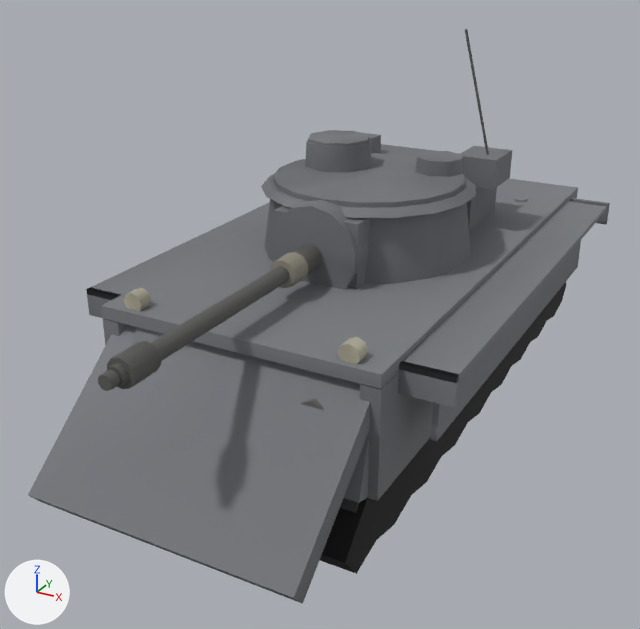
Before and after pictures for a commit that changed the glTF model client/assets/models/enemy-heavy.glb.
Camera for both pictures: a 50 mm camera at (4.32, -9.48, 5.59) aimed at (-0.24, -1.17, 1.44). Arrows for +X, +Y and +Z are at lower left; the lights stay in place. The picture after the commit comes second. Where no turn or scale is listed for an object, it has been applied to the vertices. Vertices at exactly the same position are counted once.

The older version as bpy lines, for what is in view:
```python
me_mesh_18 = bpy.data.meshes.new('Mesh_18')
me_mesh_18.from_pydata(...)  # 168 vertices, 312 faces; spans x -1.46..1.46, y -3.8..3.8, z 0.1..1.19
me_mesh_18.materials.append(mat_tracks_mat)
me_mesh_20 = bpy.data.meshes.new('Mesh_20')
me_mesh_20.from_pydata(...)  # 34 vertices, 56 faces; spans x -1.45..1.45, y -4.69..-2.94, z 0.51..2.03
me_mesh_20.materials.append(mat_glacis_mat)
me_mesh_23 = bpy.data.meshes.new('Mesh_23')
me_mesh_23.from_pydata(...)  # 76 vertices, 124 faces; spans x -1.55..1.55, y -3.35..3.35, z 1.96..2.13
me_mesh_23.materials.append(mat_hulltop_mat)
# before: 0 (1.55, -3.35, 2.1) at pixel (381, 374), 1 (1.55, -3.35, 1.96) at pixel (381, 389), 6 (-1.55, -3.35, 2.1) at pixel (101, 305), 7 (-1.55, -3.35, 1.96) at pixel (102, 318)
me_mesh_25 = bpy.data.meshes.new('Mesh_25')
me_mesh_25.from_pydata(...)  # 40 vertices, 72 faces; spans x -1.22..1.22, y -1.34..1.14, z 0.88..0.94
me_mesh_25.materials.append(mat_turretside_mat)
ob_glacis = bpy.data.objects.new('glacis', me_mesh_20)
ob_glacis.location = (0.0, 0.0, 0.0)
ob_hulltop = bpy.data.objects.new('hullTop', me_mesh_23)
ob_hulltop.location = (0.0, 0.0, 0.0)
ob_tracks = bpy.data.objects.new('tracks', me_mesh_18)
ob_tracks.location = (0.0, 0.0, 0.0)
ob_turretside = bpy.data.objects.new('turretSide', me_mesh_25)
ob_turretside.location = (0.0, -0.35, 1.96)
# also in view: 'turretFront' at (0.0, 0.0, 2.5); 'barrel' at (0.0, -3.32, 2.4); 'lowerPlate' at (0.0, -3.31, 1.23); 'hullSide' at (0.0, 0.0, 1.54); 'mantlet' at (0.0, -1.59, 2.43)
```
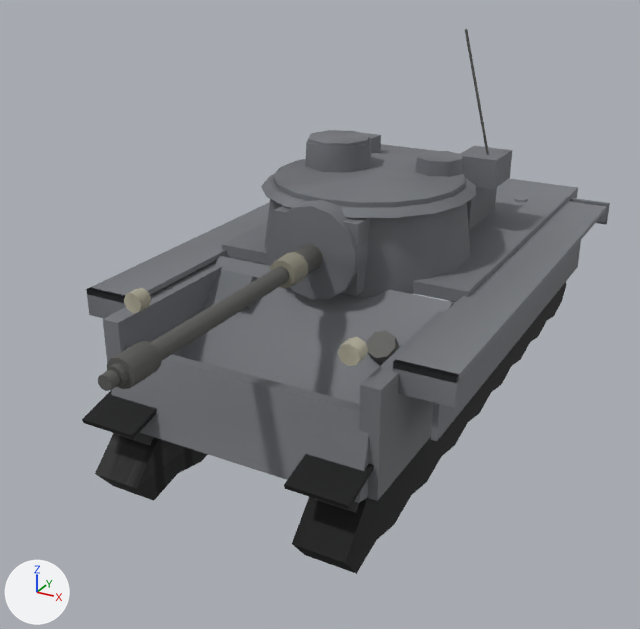
Where the change shows, as pixel boxes [x1, y1, x2, y2] in the pictures (640 x 629 px; the box of a moved part takes in the faces that stretch with it):
'glacis', reshaped: before [28, 324, 370, 604]; after [179, 256, 453, 404]
'hullTop', reshaped (25% narrower, 41% shorter): before [101, 179, 578, 389]; after [222, 179, 578, 302]
'tracks', reshaped: before [320, 282, 566, 574]; after [82, 282, 566, 574]
part 1 of me_mesh_18, added: after [82, 390, 374, 509]
part 2 of me_mesh_20, moved or reshaped: before [28, 324, 370, 604]; after [179, 256, 453, 404]
part 3 of me_mesh_20, moved or reshaped (mostly hidden before): before [301, 398, 324, 410]; after [367, 331, 399, 365]
part 4 of me_mesh_20, moved or reshaped: before [132, 327, 164, 345]; after [215, 270, 258, 308]
'lowerPlate', unchanged, uncovered by the edit: before [344, 433, 369, 503]; after [111, 346, 369, 503]

The change, as a list of edits to the scene's bpy script:
```text
Change me_mesh_18:
    used by ob_tracks; location = (0.0, 0.0, 0.0)
    remove me_mesh_18.from_pydata(...)  # 168 vertices, 312 faces; spans x -1.46..1.46, y -3.8..3.8, z 0.1..1.19
    add me_mesh_18.from_pydata(...)  # 200 vertices, 360 faces; spans x -1.5..1.5, y -3.84..3.8, z 0.1..1.28
    me_mesh_18 part 1
    16 vertices are added at x -1.5..0.86, y -3.84..3.8, z 1.0..1.28
    16 new vertices lie (0.64, 0.0, 0.0) away from vertices in x -1.5..0.86, y -3.84..3.8, z 1.0..1.28
    48 new faces join them
Change me_mesh_20:
    used by ob_glacis; location = (0.0, 0.0, 0.0)
    remove me_mesh_20.from_pydata(...)  # 34 vertices, 56 faces; spans x -1.45..1.45, y -4.69..-2.94, z 0.51..2.03
    add me_mesh_20.from_pydata(...)  # 34 vertices, 56 faces; spans x -1.45..1.45, y -3.08..-1.28, z 0.47..2.04
    me_mesh_20 part 2: the loose piece of 8 vertices spanning x -1.45..1.45, y -4.69..-2.94, z 0.51..2.03 is scaled about its middle by (1, 1.03, 1.03), then moved by (0.0, 1.63, -0.02)
    me_mesh_20 part 3: the loose piece of 18 vertices spanning x 0.79..1.11, y -3.49..-3.29, z 1.43..1.75 is turned -49.8 degrees about the x axis through its middle, then moved by (0.0, 1.39, 0.05)
    me_mesh_20 part 4: the loose piece of 8 vertices spanning x -1.15..-0.75, y -3.47..-3.03, z 1.5..1.95 is moved by (0.0, 1.5, 0.09)
Change me_mesh_23:
    used by ob_hulltop; location = (0.0, 0.0, 0.0)
    remove me_mesh_23.from_pydata(...)  # 76 vertices, 124 faces; spans x -1.55..1.55, y -3.35..3.35, z 1.96..2.13
    add me_mesh_23.from_pydata(...)  # 76 vertices, 124 faces; spans x -1.55..1.55, y -1.23..3.35, z 1.96..2.13
    me_mesh_23 part 5
    add for i in [0, 1, 6, 7]: me_mesh_23.vertices[i].co += Vector((0.0, 2.12, 0.0))
```
